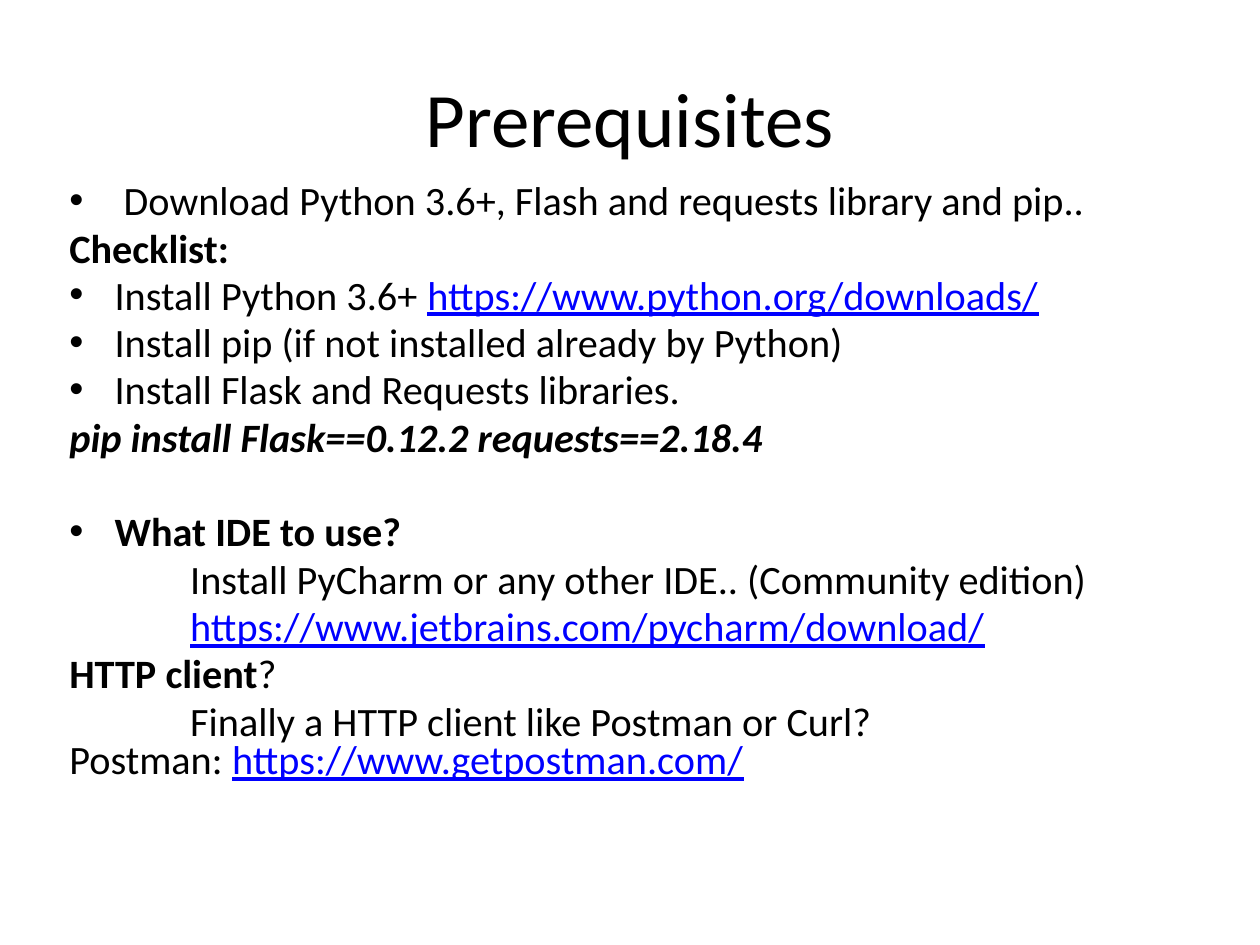
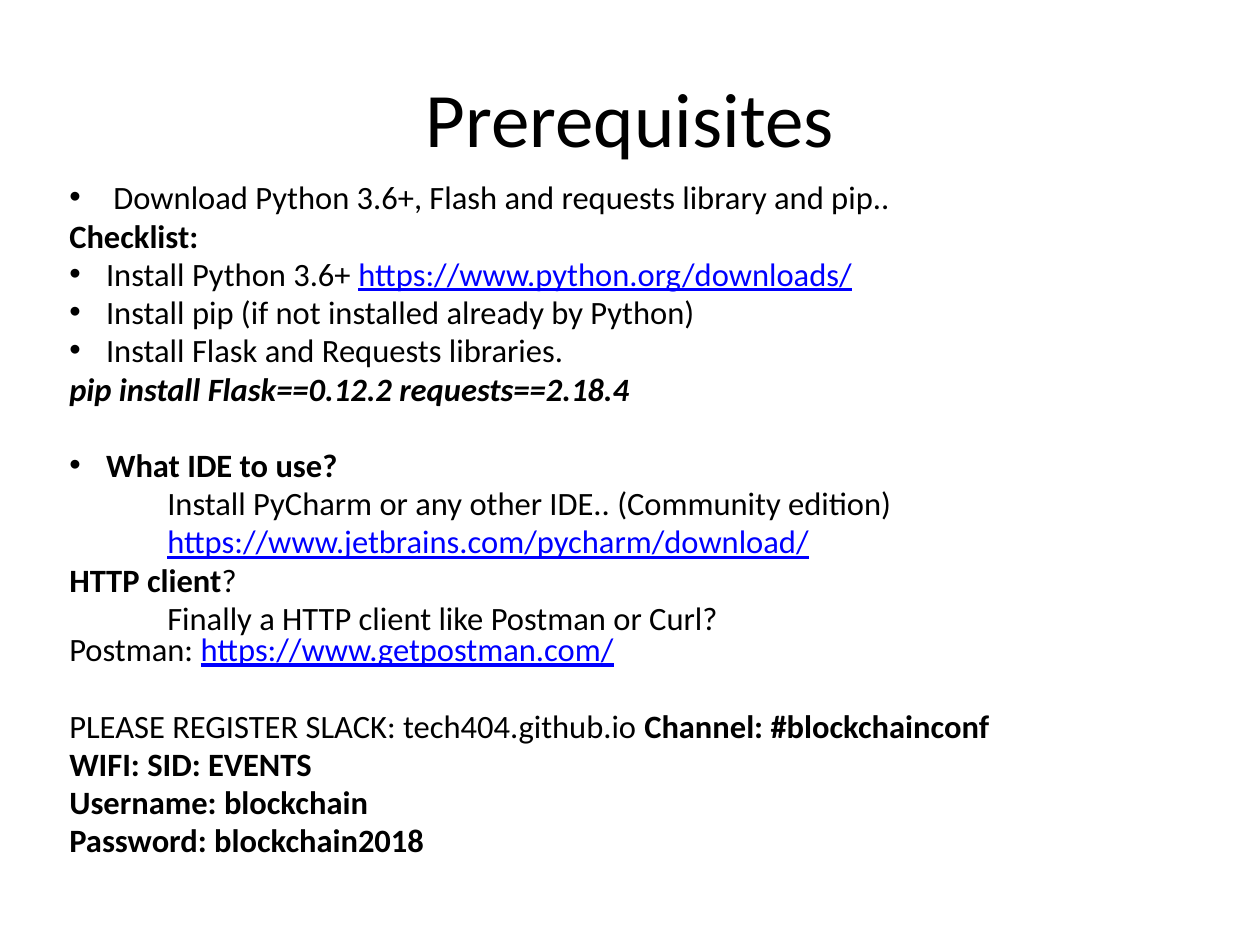
Before and after one commit to pkankipati/myblockchain, a slide deck: slide 3 of docs/Build a private blockchain.pptx (slide 22 before the commit). Drawn at 1260x945 pixels with LibreOffice and Linux fonts; fonts in the diff are those of the drawing. Boxes give left, top, right and bottom in pixels: in the first picture for what was removed or moved away, otherwise in the second. Text is boxed around its words. In the diff, an @@ line names an element or a change of style, - is before the commit and + after.

```diff
--- a/docs/Build a private blockchain.pptx
+++ b/docs/Build a private blockchain.pptx
@@ text at box(69, 186, 891, 667): size 23 to 18.6 pt in "Download Python 3.6+, Flash and requests library ...", "Checklist:", "Install Python 3.6+ https://www.python.org/downloads/", "Install pip (if not installed already by ..." and 7 more places; indent changed; less space between paragraphs @@
@@ text at box(69, 715, 990, 853): paragraphs added @@
+PLEASE REGISTER SLACK: tech404.github.io Channel: #blockchainconf
+WIFI: SID: EVENTS
+Username: blockchain
+Password: blockchain2018
```
Also in this commit, not shown: 5 other slides changed, 2 slides added, 3 other files.
